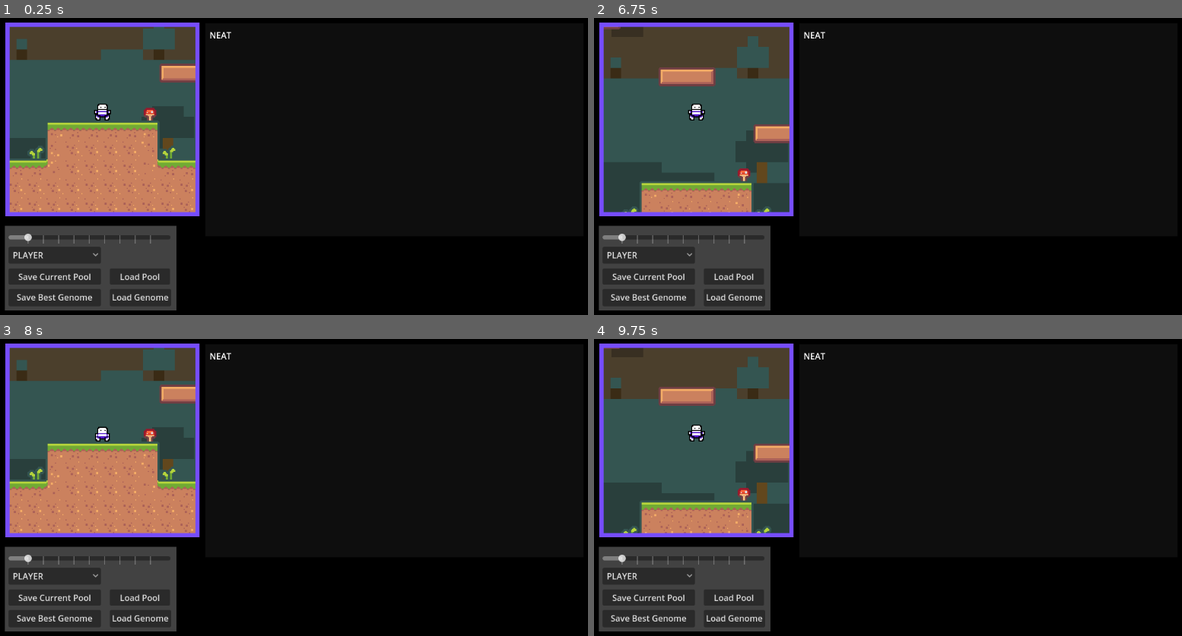
Above: before the commit, frames 1-4 (two rows, left to right).
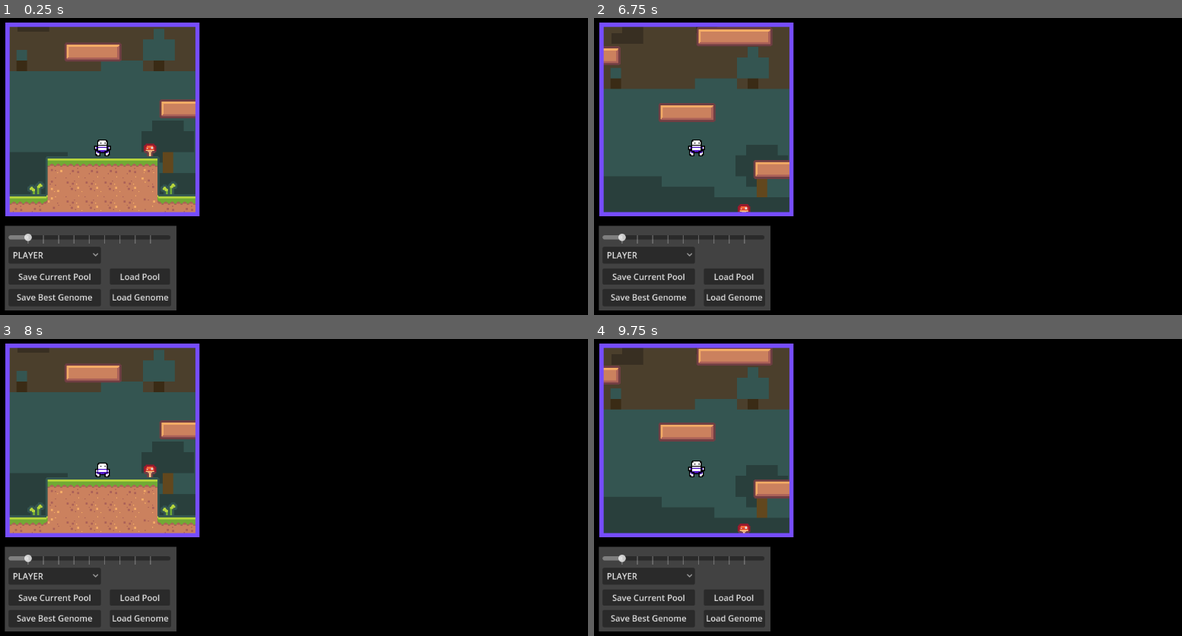
Above: after the commit, the same moments.

Repository: DominicSimone/pixy
Game: Godot game, scene res://main.tscn
The game is run twice, just before and just after one commit, with the same random seed, the same clock (stepped at 60 frames per second) and the same inputs.
Inputs (mouse positions are in pixels of both pictures, inside the frame that each line leads up to):
- Up to frame 1 (0.25 s): no input
- Up to frame 2 (6.75 s): click "PLAYER" at 0.5 s; click "Save Current Pool" at 1.25 s; click "Save Best Genome" at 2 s; click "Load Pool" at 2.75 s; click "Load Genome" at 3.5 s; drag from (987, 130) to (958, 110) at 4.27 s; drag from (770, 202) to (864, 252) at 5.02 s; tap Enter at 5.75 s; move the mouse to (958, 110) at 5.77 s; hold A (left) 5.78-6.5 s; hold Space (jump) 5.78-6.5 s; click (958, 110) at 5.92 s; drag from (864, 252) to (711, 133) at 6.52 s
- Up to frame 3 (8 s): move the mouse to (482, 555) at 7.27 s; hold D (right) from 7.28 s (still down); hold Space (jump) from 7.28 s (still down); click (482, 555) at 7.42 s
- Up to frame 4 (9.75 s): release D (right) at 8 s; release Space (jump) at 8 s; tap Enter at 8 s; drag from (711, 454) to (805, 419) at 8.02 s; move the mouse to (923, 505) at 8.77 s; hold D (right) 8.78-9.5 s; hold Space (jump) 8.78-9.5 s; click (923, 505) at 8.92 s; drag from (805, 419) to (770, 523) at 9.52 s

The runs differ from the first frame. In frame 1, 8.0% of the frame differs, in the area x 1-40%, y 3-66%; in frame 2, 6.4%; in frame 3, 8.0%; in frame 4, 6.6%.

Commit message:
Unresizable neural net visualization complete

Diff:
--- a/games/Jump King/JumpKing.gd
+++ b/games/Jump King/JumpKing.gd
@@ -12,8 +12,9 @@
 var vision_grid = NNGrid.new(Vector2i(16, 10), 1)
 var jump_meter = NNGrid.new(Vector2i(8, 1), 1)
 var detail_ground = NNGrid.new(Vector2i(5, 1), 1)
+var bias = NNValue.new(1)
 
-var flat_data: Array[NNInput] = [vision_grid, jump_meter, detail_ground]
+var flat_data: Array[NNInput] = [vision_grid, jump_meter, detail_ground, bias]
 
 func _ready():
 	Neat.register_game(flat_data, 3)
--- a/games/Jump King/jump_king.tscn
+++ b/games/Jump King/jump_king.tscn
@@ -2127,6 +2127,7 @@
 
 [node name="Camera2D" type="Camera2D" parent="CharacterBody2D"]
 texture_filter = 1
+position = Vector2(0, -34)
 zoom = Vector2(2, 2)
 
 [node name="TileMap" type="TileMap" parent="."]
--- a/line.gdshader
+++ b/line.gdshader
@@ -2,11 +2,11 @@
 
 uniform float activity;
 uniform float position_offset;
-const vec4 inactive_color = vec4(0, 0, 0, 0.25);
+const vec4 inactive_color = vec4(0.1, 0.1, 0.1, 0.5);
 const vec4 active_color = vec4(0.7, 0.25, 0.7, 0.9);
 
 void fragment() {
 	float wave_start = VERTEX.x + position_offset;
-	float wave = sin((wave_start / 10.0 - TIME * 2.5)) / 2.0 + 0.5;
-	COLOR = mix(inactive_color, active_color, wave * clamp(activity, 0.0, 1.0));
+	float wave = sin((wave_start / 10.0 - TIME)) / 2.0 + 1.0;
+	COLOR = mix(inactive_color, active_color, clamp(wave * activity, 0.0, 1.0));
 }
--- a/main.tscn
+++ b/main.tscn
@@ -1,52 +1,12 @@
-[gd_scene load_steps=12 format=3 uid="uid://bkej2kshwpbiq"]
+[gd_scene load_steps=8 format=3 uid="uid://bkej2kshwpbiq"]
 
 [ext_resource type="PackedScene" uid="uid://bcndi3y3uxjdm" path="res://games/Jump King/jump_king.tscn" id="1_kksvv"]
-[ext_resource type="Script" path="res://scripts/NEATDebugText.gd" id="2_e63a7"]
 [ext_resource type="Script" path="res://scripts/SimSpeedSlider.gd" id="3_qttcm"]
 [ext_resource type="Script" path="res://scripts/ModeSelect.gd" id="4_2d8gp"]
 [ext_resource type="Script" path="res://scripts/SaveButton.gd" id="4_nowmc"]
 [ext_resource type="Script" path="res://scripts/SaveGenome.gd" id="5_kkbxl"]
 [ext_resource type="Script" path="res://scripts/FileChooser.gd" id="6_ypf2w"]
-
-[sub_resource type="BoxMesh" id="BoxMesh_8w1sf"]
-
-[sub_resource type="Animation" id="Animation_p0tey"]
-length = 0.001
-tracks/0/type = "value"
-tracks/0/imported = false
-tracks/0/enabled = true
-tracks/0/path = NodePath(".:rotation")
-tracks/0/interp = 1
-tracks/0/loop_wrap = true
-tracks/0/keys = {
-"times": PackedFloat32Array(0),
-"transitions": PackedFloat32Array(1),
-"update": 0,
-"values": [Vector3(0, 1.5708, 0)]
-}
-
-[sub_resource type="Animation" id="Animation_23nds"]
-resource_name = "spin"
-length = 3.0
-loop_mode = 1
-tracks/0/type = "value"
-tracks/0/imported = false
-tracks/0/enabled = true
-tracks/0/path = NodePath(".:rotation")
-tracks/0/interp = 1
-tracks/0/loop_wrap = true
-tracks/0/keys = {
-"times": PackedFloat32Array(0, 3),
-"transitions": PackedFloat32Array(1, 1),
-"update": 0,
-"values": [Vector3(0, 0, 0), Vector3(1.5708, 0, 1.5708)]
-}
-
-[sub_resource type="AnimationLibrary" id="AnimationLibrary_nx82r"]
-_data = {
-"RESET": SubResource("Animation_p0tey"),
-"spin": SubResource("Animation_23nds")
-}
+[ext_resource type="PackedScene" uid="uid://b58wcphwiu6x3" path="res://network_visual.tscn" id="8_ody7e"]
 
 [node name="Node3D" type="Node3D"]
 
@@ -59,48 +19,6 @@
 grow_vertical = 2
 size_flags_horizontal = 6
 size_flags_vertical = 6
-
-[node name="Pixy Frame" type="SubViewportContainer" parent="Control"]
-visible = false
-layout_mode = 1
-anchors_preset = 15
-anchor_right = 1.0
-anchor_bottom = 1.0
-grow_horizontal = 2
-grow_vertical = 2
-stretch = true
-stretch_shrink = 8
-
-[node name="SubViewport" type="SubViewport" parent="Control/Pixy Frame"]
-transparent_bg = true
-handle_input_locally = false
-size = Vector2i(144, 81)
-size_2d_override_stretch = true
-render_target_update_mode = 0
-
-[node name="Camera3D" type="Camera3D" parent="Control/Pixy Frame/SubViewport"]
-transform = Transform3D(1, 0, 0, 0, 1, 0, 0, 0, 1, 0, 0, 1.77042)
-projection = 1
-current = true
-size = 4.16003
-
-[node name="MeshInstance3D" type="MeshInstance3D" parent="Control/Pixy Frame"]
-transform = Transform3D(-3.61999e-06, 0, 1, 0, 1, 0, -1, 0, -3.61999e-06, 0, 0, 0)
-mesh = SubResource("BoxMesh_8w1sf")
-skeleton = NodePath("../../..")
-
-[node name="AnimationPlayer" type="AnimationPlayer" parent="Control/Pixy Frame/MeshInstance3D"]
-autoplay = "spin"
-libraries = {
-"": SubResource("AnimationLibrary_nx82r")
-}
-
-[node name="AboveLight" type="DirectionalLight3D" parent="Control/Pixy Frame"]
-transform = Transform3D(1, 0, 0, 0, 0.707107, 0.707107, 0, -0.707107, 0.707107, 0, 2.92367, 0)
-
-[node name="GroundLight" type="DirectionalLight3D" parent="Control/Pixy Frame"]
-transform = Transform3D(1, 0, 0, 0, 0.707107, -0.707107, 0, 0.707107, 0.707107, 0, -5.49983, 0)
-light_energy = 0.1
 
 [node name="ColorRect" type="ColorRect" parent="Control"]
 layout_mode = 1
@@ -132,30 +50,6 @@
 render_target_update_mode = 4
 
 [node name="Jump King" parent="Control/GameView/SubViewport" instance=ExtResource("1_kksvv")]
-
-[node name="DebugBG" type="ColorRect" parent="Control"]
-layout_mode = 1
-anchors_preset = -1
-anchor_left = 0.342882
-anchor_top = 0.0262346
-anchor_right = 0.965278
-anchor_bottom = 0.651235
-grow_horizontal = 2
-grow_vertical = 2
-color = Color(0.054902, 0.054902, 0.054902, 1)
-metadata/_edit_use_anchors_ = true
-
-[node name="NEATDebugText" type="Label" parent="Control"]
-layout_mode = 1
-anchors_preset = -1
-anchor_left = 0.349826
-anchor_top = 0.0432099
-anchor_right = 0.955729
-anchor_bottom = 0.640432
-text = "NEAT"
-autowrap_mode = 1
-script = ExtResource("2_e63a7")
-metadata/_edit_use_anchors_ = true
 
 [node name="ControlsBG" type="ColorRect" parent="Control"]
 layout_mode = 1
@@ -255,8 +149,12 @@
 NEAT_method_call = "load_genome"
 metadata/_edit_use_anchors_ = true
 
-[connection signal="gui_input" from="Control/DebugBG" to="Control/NEATDebugText" method="_on_color_rect_2_gui_input"]
-[connection signal="gui_input" from="Control/NEATDebugText" to="Control/NEATDebugText" method="_on_gui_input"]
+[node name="NetworkVisual" parent="Control" instance=ExtResource("8_ody7e")]
+texture_filter = 1
+position = Vector2(416, 24)
+scale = Vector2(2, 2)
+width = 200
+
 [connection signal="value_changed" from="Control/SimSpeedSlider" to="Control/SimSpeedSlider" method="_on_value_changed"]
 [connection signal="item_selected" from="Control/ModeSelect" to="Control/ModeSelect" method="_on_item_selected"]
 [connection signal="pressed" from="Control/SavePool" to="Control/SavePool" method="_on_pressed"]
--- a/network_visual.tscn
+++ b/network_visual.tscn
@@ -4,11 +4,15 @@
 
 [node name="NetworkVisual" type="Node2D"]
 script = ExtResource("1_ip58l")
-width = 400
-height = 200
+width = 300
+height = 100
 modulate_color = Color(0.227451, 0.227451, 0.227451, 1)
-file_name = "res://saved_genomes/genome-176f-631E4807.res"
 
-[node name="Nodes" type="Node2D" parent="."]
+[node name="Node2D" type="Node2D" parent="."]
+position = Vector2(9, 9)
 
-[node name="Lines" type="Node2D" parent="."]
+[node name="Nodes" type="Node2D" parent="Node2D"]
+position = Vector2(-9, -9)
+
+[node name="Lines" type="Node2D" parent="Node2D"]
+position = Vector2(-9, -9)
--- a/project.godot
+++ b/project.godot
@@ -23,7 +23,6 @@
 
 [display]
 
-window/size/mode=2
 window/size/transparent=true
 window/per_pixel_transparency/allowed=true
 window/vsync/vsync_mode=0
--- a/scripts/NEAT/Genome.gd
+++ b/scripts/NEAT/Genome.gd
@@ -48,41 +48,35 @@
 			mutation_rates.set(property.name, rate * 1.05263)
 
 	if randf() < mutation_rates.mutate_connections_chance:
-#		print("Point mutating...")
 		point_mutate(config)
 
 	var p = mutation_rates.link_mutation_chance
 	while p > 0:
 		if randf() < p:
-#			print("Link mutating (false)...")
 			link_mutate(false, config)
 		p -= 1
 
 	p = mutation_rates.bias_mutation_chance
 	while p > 0:
 		if randf() < p:
-#			print("Link mutating (true)...")
 			link_mutate(true, config)
 		p -= 1
 
 	p = mutation_rates.node_mutation_chance
 	while p > 0:
 		if randf() < p:
-#			print("Node mutating...")
 			node_mutate()
 		p -= 1
 
 	p = mutation_rates.enable_mutation_chance
 	while p > 0:
 		if randf() < p:
-#			print("En/Disable mutating (true)...")
 			enable_disable_mutate(true)
 		p -= 1
 
 	p = mutation_rates.disable_mutation_chance
 	while p > 0:
 		if randf() < p:
-#			print("En/Disable mutating (false)...")
 			enable_disable_mutate(false)
 		p -= 1
 
--- a/scripts/NEAT/NEAT.gd
+++ b/scripts/NEAT/NEAT.gd
@@ -7,12 +7,11 @@
 }
 
 var pool: Pool
-var network: Network
+var genome_network: Network
 var response: NEATResponse
 var config: NEATConfig
+var network_visual: NetworkVisual
 
-var label: Label
-var label_enabled: bool = false
 var last_frame_score: int = 0
 var idle_counter: int = 0
 
@@ -33,14 +32,6 @@
 		Engine.time_scale = speed
 		Engine.max_fps = max(60, 60 * speed)
 
-
-func connect_label(text_label):
-	label = text_label
-	label_enabled = true
-
-func update_label():
-	label_enabled = true
-
 # TODO add game name/id to save (some variety of metadata that describes
 # compatability with what the current game is sending NEAT
 func save_best_genome():
@@ -56,7 +47,7 @@
 	print("Loading genome from ", file_path)
 	paused = true
 	var genome = ResourceLoader.load(file_path, "", ResourceLoader.CACHE_MODE_REPLACE)
-	network = Network.generate(genome, config)
+	genome_network = Network.generate(genome, config)
 	paused = false
 	print(genome)
 
@@ -78,13 +69,12 @@
 	var flat = []
 	for input in inputs:
 		flat.append_array(input.flatten())
-	flat.append(1)
 	return flat
 
 # TODO add game name in register, include name when saving/loading genomes
 func register_game(inputs: Array[NNInput], num_outputs: int):
 	config = NEATConfig.new()
-	config.inputs = inputs.reduce(func(acc, el): return acc + el.get_size(), 0) + 1
+	config.inputs = inputs.reduce(func(acc, el): return acc + el.get_size(), 0)
 	config.outputs = num_outputs
 	response = NEATResponse.new(num_outputs)
 	print("Registered game with ", config.inputs, " inputs and ", config.outputs, " outputs.")
@@ -109,8 +99,10 @@
 
 func genome_frame(inputs: Array[NNInput]):
 	genome_frame_counter += 1
-	if network != null and genome_frame_counter % 5 == 0:
-		response.outputs = network.evaluate(prepare_inputs(inputs))
+	if genome_network != null and genome_frame_counter % 5 == 0:
+		network_visual.visualize(genome_network, inputs)
+		response.outputs = genome_network.evaluate(prepare_inputs(inputs))
+		network_visual.update()
 
 func pool_frame(current_score: int, inputs: Array[NNInput]):
 	pool.current_frame += 1
@@ -118,21 +110,11 @@
 	if response.reset_flag:
 		response.reset_flag = false
 
-	# This block directly leads to a 1mb/second memory leak, restricting updates for now
-	if label_enabled:
-		label_enabled = false
-		label.text = pool.describe_string()
-		label.text += "\nMax fitness/Current score: %d/%d" % [pool.max_fitness, current_score]
-		label.text += "\nOutput: " + response.describe_string() + "\n"
-		label.text += "Inputs:\n"
-		label.text += inputs[0].describe(true)
-		label.text += inputs[1].describe(true)
-		label.text += inputs[2].describe(true)
-		label.text += "Genome: " + Genome.genome_string(pool.species[pool.current_species].genomes[pool.current_genome])
-
 	# run the network and getting outputs, quick restart if idle
 	if pool.current_frame % 5 == 0:
+		network_visual.visualize(pool.current_network, inputs)
 		response.outputs = pool.current_network.evaluate(prepare_inputs(inputs))
+		network_visual.update()
 		# Quick restart if the NN isn't doing anything for two evaluations in a row, and score is unchanging
 		if not response.outputs.any(func(a): return a):
 			if current_score == last_frame_score:
--- a/scripts/NEAT/Network.gd
+++ b/scripts/NEAT/Network.gd
@@ -50,27 +50,26 @@
 		var current: Neuron = queue.pop_back()
 		for gene in current.incoming:
 			var neuron = network.neurons[gene.into]
-			if neuron.depth == -1:
-				neuron.depth = current.depth + 1
-				if neuron.depth > network.max_depth:
-					network.max_depth = neuron.depth
+			if neuron.depth == INF:
+				neuron.depth = current.depth - 1
+				if abs(neuron.depth) > network.max_depth:
+					network.max_depth = abs(neuron.depth)
 				queue.append(neuron)
 	# Second pass for those not connected to an output node
 	for i in network.num_inputs:
-		network.neurons[i].depth = network.max_depth
+		network.neurons[i].depth = -1 * network.max_depth
 	for key in network.neurons.keys():
 		var neuron = network.neurons[key]
-		if neuron.depth == -1:
+		if neuron.depth == INF:
 			queue.append(neuron)
 	while not queue.is_empty():
 		var current: Neuron = queue.pop_back()
-		var max_depth = -1
+		var depth_sum = 1
 		for gene in current.incoming:
 			var neuron: Neuron = network.neurons[gene.into]
-			if neuron.depth > max_depth:
-				max_depth = neuron.depth
-		if max_depth > -1:
-			current.depth = max_depth - 1
+			if neuron.depth != INF:
+				depth_sum += neuron.depth
+		current.depth = depth_sum as float / current.incoming.size() as float
 
 	return network
 
--- a/scripts/NEAT/NetworkVisual.gd
+++ b/scripts/NEAT/NetworkVisual.gd
@@ -1,67 +1,20 @@
-@tool
 class_name NetworkVisual extends Node2D
 
 var current_network: Network
 
-@onready var node_parent = $Nodes
-@onready var line_parent = $Lines
+@onready var node_parent = $Node2D/Nodes
+@onready var line_parent = $Node2D/Lines
 
 @export var width: int
 @export var height: int
 
 @export var modulate_color: Color
 
-# TODO place mid nodes better and maybe make smaller
+func _ready():
+	Neat.network_visual = self
 
-#### DEBUG ####
-var vision_grid = NNGrid.new(Vector2i(16, 10), 1)
-var jump_meter = NNGrid.new(Vector2i(8, 1), 1)
-var detail_ground = NNGrid.new(Vector2i(5, 1), 1)
-var bias = NNValue.new(1)
-var flat_data: Array[NNInput] = [vision_grid, jump_meter, detail_ground, bias]
-var config: NEATConfig = NEATConfig.new()
-func _ready():
-	config.inputs = 174
-	config.outputs = 3
-
-@export_category("Debug")
-@export var revisualize: bool :
-	set(b):
-		revisualize = b
-		if current_network:
-			visualize(current_network, flat_data)
-
-@export_file var file_name: String :
-	set(path):
-		file_name = path
-		if path != "":
-			load_network(path)
-
-func load_network(file):
-	var genome = ResourceLoader.load(file, "", ResourceLoader.CACHE_MODE_REPLACE)
-	print(Genome.genome_string(genome))
-	current_network = Network.generate(genome, config)
-
-#@export_category("Live")
-## Requires modifying Genome to not call to Neat but instead use its own innovation counter
-#var current_genome: Genome
-#@export var genome: bool:
-#	set(i):
-#		genome = i
-#		if i:
-#			current_genome = Genome.basic(config)
-#			print(Genome.genome_string(current_genome))
-#			current_network = Network.generate(current_genome, config)
-#			visualize(current_network, flat_data)
-#@export var mutate: bool:
-#	set(b):
-#		mutate = b
-#		if b:
-#			current_genome.mutate(config)
-#			print(Genome.genome_string(current_genome))
-#			current_network = Network.generate(current_genome, config)
-#			visualize(current_network, flat_data)
-#### END DEBUG ####
+func _notification(what):
+	pass
 
 var node_scene: PackedScene = preload("res://node.tscn")
 var line_scene: PackedScene = preload("res://line.tscn")
@@ -74,12 +27,13 @@
 # Dictionary from neuron -> node? will need to reference node positions when drawing
 # connections between nodes
 var geneToNode: Dictionary = {}
-
-# TODO Store depth -> list of nodes to render? might look cleaner than random positions
+var geneToLines: Dictionary = {}
 var depth_nodes: Dictionary = {}
 
 func visualize(network: Network, inputs: Array[NNInput]):
-	print("visualizing")
+	if current_network == network:
+		# Use update instead.
+		return
 	line_index = 0
 	node_index = 0
 	current_network = network
@@ -92,28 +46,30 @@
 	var current_height: float = 0
 	for nninput in inputs:
 		var grid_width: int = 10
+		var grid_height: int = 1
 		if nninput is NNGrid:
 			grid_width = nninput.size.x
+			grid_height = nninput.size.y
 		var scale_ratio: float = min(1.0, 10.0 / grid_width)
 		var sub_input_index: int = 0
+		var input_row: int = 0
 		var flat_inputs = nninput.flatten()
 		for input in flat_inputs:
 			var x: int = sub_input_index % grid_width
 			if sub_input_index != 0 and x == 0:
-				current_height += 1 * scale_ratio
+				input_row += 1
 
 			var node: Sprite2D = acq_node()
 			geneToNode[input_index] = node
-			var mod = (input * 0.7) + 0.3
-			node.modulate = Color(mod, mod, mod)
-			node.position.y = current_height * 10
+			node.modulate = lerp(modulate_color, Color(1, 1, 1), input)
+			node.position.y = (grid_height - input_row + current_height) * 10 * scale_ratio
 			node.position.x = x * 10 * scale_ratio
 			node.scale = Vector2(scale_ratio, scale_ratio)
 			node.visible = true
 
 			sub_input_index += 1
 			input_index += 1
-		current_height += 1.5 # New line and a bit of spacing for each input
+		current_height += input_row * scale_ratio + 1.5
 
 	# Output nodes have 0 depth, input nodes will have the max depth, others in between
 	# Place nodes first, we already know their depth
@@ -126,7 +82,7 @@
 		elif i >= network.max_nodes:
 			var node: Sprite2D = acq_node()
 			geneToNode[i] = node
-			node.position.y = 15 * (i - current_network.max_nodes)
+			node.position.y = 15 * (i - current_network.max_nodes) + 9
 			node.position.x = width
 			node.modulate = modulate_color if neuron.value <= 0 else Color(1, 1, 1)
 			node.visible = true
@@ -135,6 +91,7 @@
 			# depth is distance from output nodes
 			var node: Sprite2D = acq_node()
 			geneToNode[i] = node
+			node.scale = Vector2(0.75, 0.75)
 			node.modulate = lerp(modulate_color, Color(1, 1, 1), neuron.value)
 			if neuron.depth in depth_nodes.keys():
 				depth_nodes[neuron.depth].append(node)
@@ -142,13 +99,14 @@
 				depth_nodes[neuron.depth] = [node]
 
 	for depth in depth_nodes:
-		var current: int = 0
+		var col_size: int = depth_nodes[depth].size()
+		var current: int = (height / 2) - (col_size / 2) * 15
 		for node in depth_nodes[depth]:
 			var x_ratio = 1 - abs(depth as float / network.max_depth as float)
-			node.position.x = x_ratio * width
-			node.position.y = current * 13
+			node.position.x = max(110, x_ratio * (width * 0.75) + (width * 0.25))
+			node.position.y = current
 			node.visible = true
-			current += 1
+			current += 15
 
 	# Connect nodes according to incoming property
 	for i in network.neurons.keys():
@@ -156,6 +114,10 @@
 		for inc in neuron.incoming:
 			var incoming_value = network.neurons[inc.into].value * inc.weight
 			var line: Line2D = acq_line()
+			if i in geneToLines.keys():
+				geneToLines[i][inc] = line
+			else:
+				geneToLines[i] = {inc: line}
 			line.clear_points()
 			line.material.set_shader_parameter("activity", incoming_value)
 			line.material.set_shader_parameter("position_offset", randi() % 10000)
@@ -191,4 +153,13 @@
 		node.scale = Vector2(1, 1)
 
 func update():
-	pass
+	for i in current_network.neurons.keys():
+		var neuron: Neuron = current_network.neurons[i]
+		if i >= current_network.max_nodes:
+			geneToNode[i].modulate = modulate_color if neuron.value <= 0 else Color(1, 1, 1)
+		else:
+			geneToNode[i].modulate = lerp(modulate_color, Color(1, 1, 1), neuron.value)
+		for inc in neuron.incoming:
+			var incoming_value = current_network.neurons[inc.into].value * inc.weight
+			var line = geneToLines[i][inc]
+			line.material.set_shader_parameter("activity", incoming_value)
--- a/scripts/NEAT/Neuron.gd
+++ b/scripts/NEAT/Neuron.gd
@@ -2,7 +2,7 @@
 
 @export var incoming: Array[Gene]
 @export var value = 0.0
-var depth: int = -1
+var depth: float = INF
 
 # Not used, but required for ResourceLoader
 func _init(i: Array[Gene] = [], v = 0.0):
--- a/scripts/NEATDebugText.gd
+++ /dev/null
@@ -1,10 +0,0 @@
-extends Label
-
-# Called when the node enters the scene tree for the first time.
-func _ready():
-	Neat.connect_label(self)
-
-func _on_color_rect_2_gui_input(event):
-	if event is InputEventMouseButton:
-		if event.pressed == true:
-			Neat.update_label()
